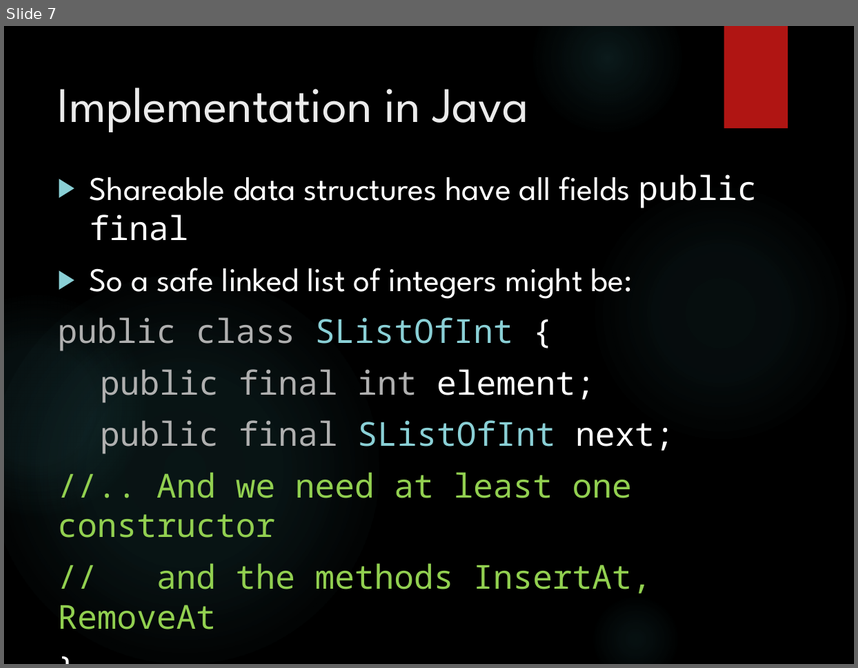
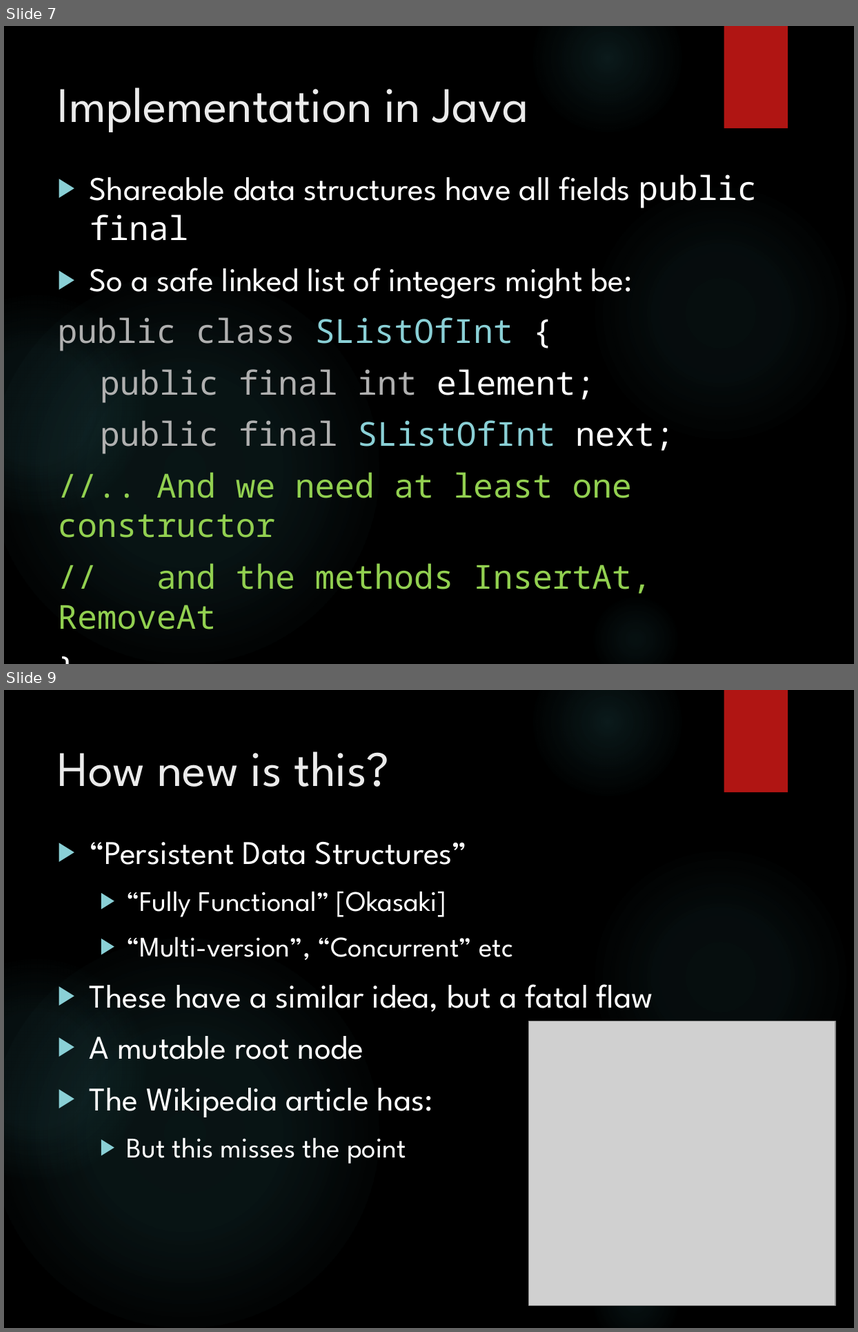
Before and after one commit to MalcolmCrowe/ShareableDataStructures, a slide deck: Shareable Data Structures.pptx. Shown one above the other, each under a label of ours: slide 7 before the commit, slides 7 and 9 after it; the slides between them are not shown. The pictures are 858x668 and 858x1332 pixels, drawn with LibreOffice and Linux fonts; fonts in the diff are those of the drawing; grey boxes stand for pictures; background and template pictures are left out. Boxes give left, top, right and bottom in pixels: in the first picture for what was removed or moved away, otherwise in the second. Text is boxed around its words. In the diff, an @@ line names an element or a change of style, - is before the commit and + after.

```diff
--- a/Shareable Data Structures.pptx
+++ b/Shareable Data Structures.pptx
@@ slide 9 added at (4,690,854,1328), background picture (left out); not listed: 6 template elements that a slide beside it also shows @@
@@ title added at (58,751,390,787), 42 pt, text #EBEBEB @@
+How new is this?
@@ text added at (90,841,653,1163), 28 pt, text #FFFFFF @@
+▶ “Persistent Data Structures”
+  ▶ “Fully Functional” [Okasaki]
+  ▶ “Multi-version”, “Concurrent” etc
+▶ These have a similar idea, but a fatal flaw
+▶ A mutable root node
+▶ The Wikipedia article has:
+  ▶ But this misses the point
@@ picture added at (528,1021,835,1305) @@
```
Also in this commit, not shown: 1 slide changed, 4 other slides added, 1 other file.
